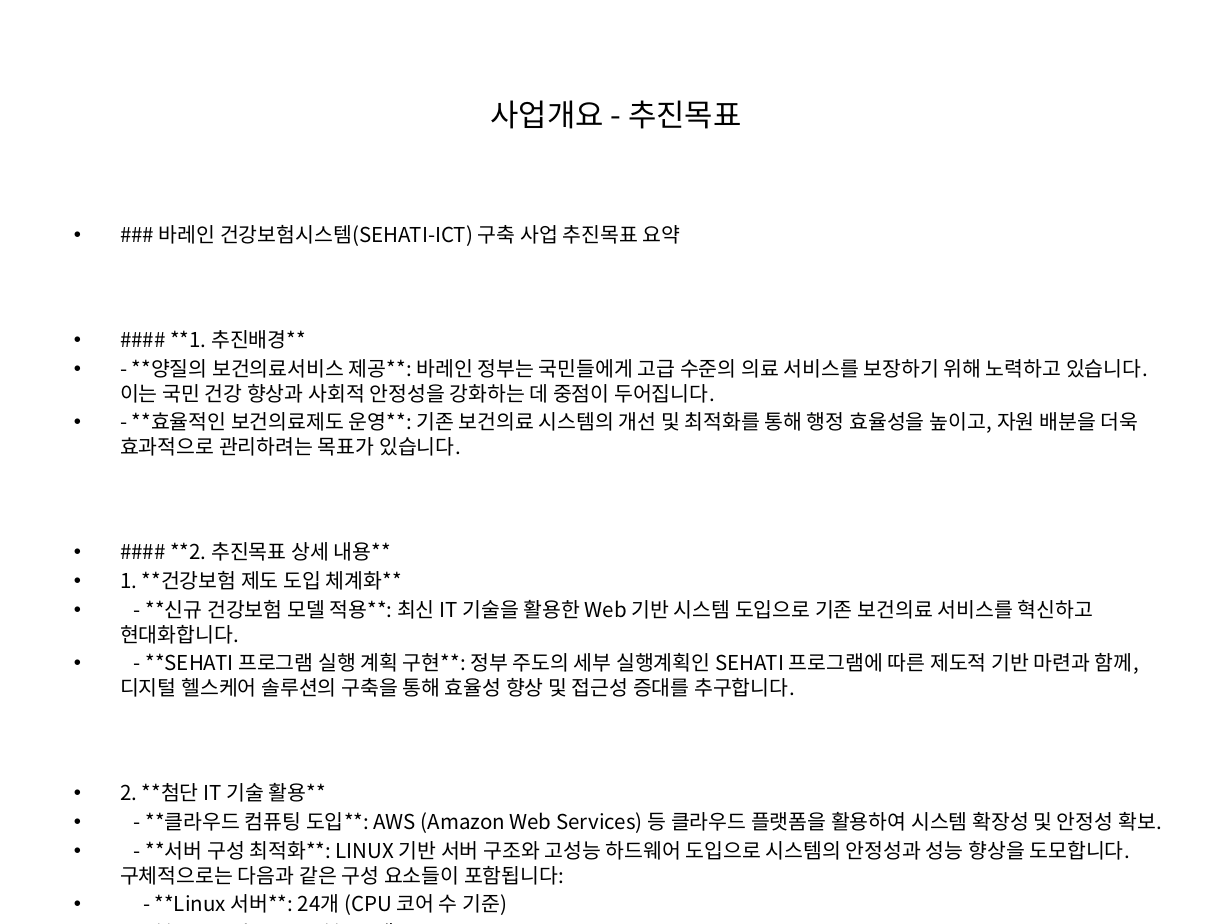
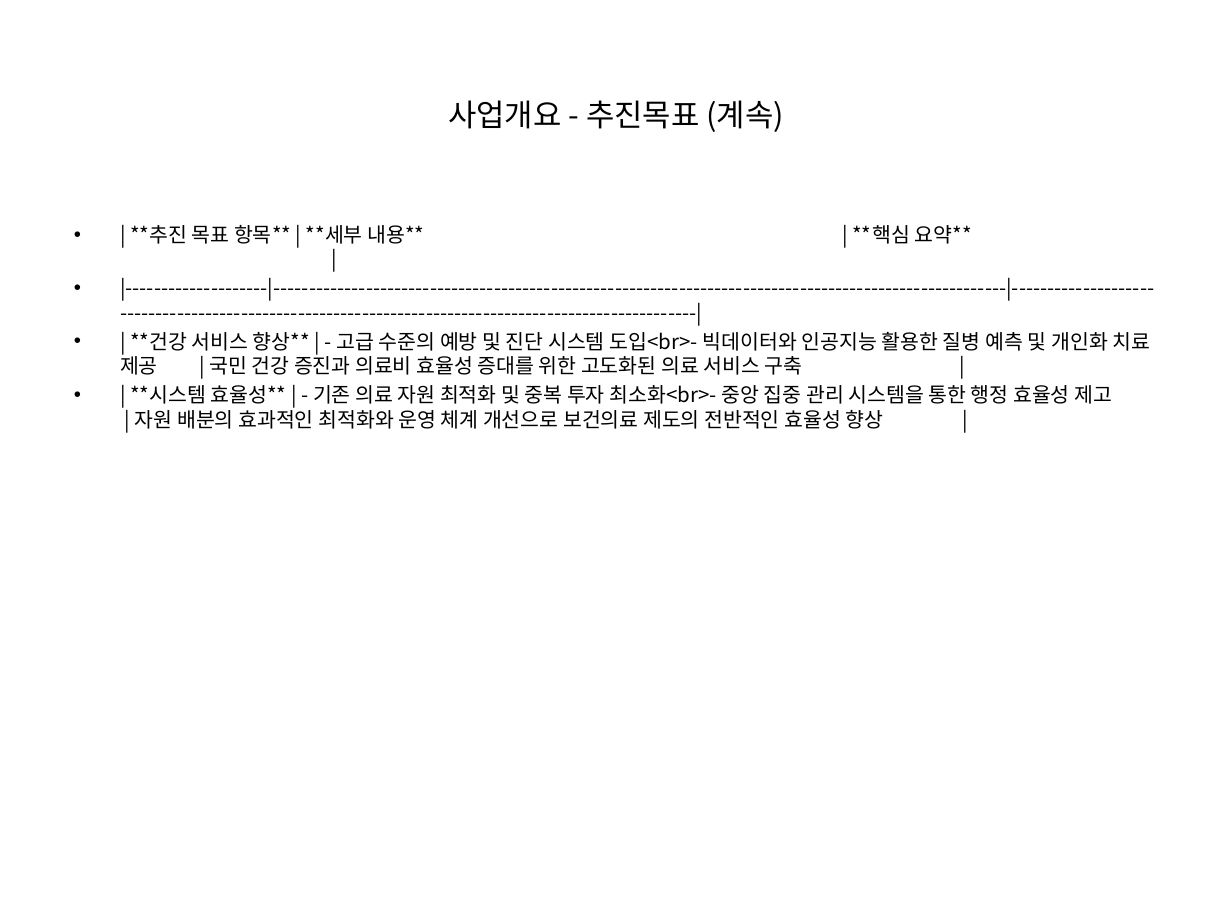
Before and after one commit to anskong/llm_mission, a slide deck: slide 6 of generated_ppt.pptx (slide 4 before the commit). Drawn at 1232x924 pixels with LibreOffice and Linux fonts; fonts in the diff are those of the drawing. Boxes give left, top, right and bottom in pixels: in the first picture for what was removed or moved away, otherwise in the second. Text is boxed around its words. In the diff, an @@ line names an element or a change of style, - is before the commit and + after.

```diff
--- a/generated_ppt.pptx
+++ b/generated_ppt.pptx
@@ title at <box>448,100,783,132</box>: text changed @@
-사업개요 - 추진목표
+사업개요 - 추진목표 (계속)
@@ text at <box>120,225,1151,429</box>: text changed @@
-• ### 바레인 건강보험시스템(SEHATI-ICT) 구축 사업 추진목표 요약
-• #### **1. 추진배경**
-• - **양질의 보건의료서비스 제공**: 바레인 정부는 국민들에게 고급 수준의 의료 서비스를 보장하기 위해 노력하고 있습니다. 이는 국민 건강 향상과 사회적 안정성을 강화하는 데 중점이 두어집니다.
-• - **효율적인 보건의료제도 운영**: 기존 보건의료 시스템의 개선 및 최적화를 통해 행정 효율성을 높이고, 자원 배분을 더욱 효과적으로 관리하려는 목표가 있습니다.
-• #### **2. 추진목표 상세 내용**
-• 1. **건강보험 제도 도입 체계화**
-• - **신규 건강보험 모델 적용**: 최신 IT 기술을 활용한 Web 기반 시스템 도입으로 기존 보건의료 서비스를 혁신하고 현대화합니다.
-• - **SEHATI 프로그램 실행 계획 구현**: 정부 주도의 세부 실행계획인 SEHATI 프로그램에 따른 제도적 기반 마련과 함께, 디지털 헬스케어 솔루션의 구축을 통해 효율성 향상 및 접근성 증대를 추구합니다.
-• 2. **첨단 IT 기술 활용**
-• - **클라우드 컴퓨팅 도입**: AWS (Amazon Web Services) 등 클라우드 플랫폼을 활용하여 시스템 확장성 및 안정성 확보.
-• - **서버 구성 최적화**: LINUX 기반 서버 구조와 고성능 하드웨어 도입으로 시스템의 안정성과 성능 향상을 도모합니다. 구체적으로는 다음과 같은 구성 요소들이 포함됩니다:
-• - **Linux 서버**: 24개 (CPU 코어 수 기준)
-• - **Internal Service**: 24개
+• | **추진 목표 항목** | **세부 내용** | **핵심 요약** |
+• |--------------------|-------------------------------------------------------------------------------------------------------|-----------------------------------------------------------------------------------------------------|
+• | **건강 서비스 향상** | - 고급 수준의 예방 및 진단 시스템 도입<br>- 빅데이터와 인공지능 활용한 질병 예측 및 개인화 치료 제공 | 국민 건강 증진과 의료비 효율성 증대를 위한 고도화된 의료 서비스 구축 |
+• | **시스템 효율성** | - 기존 의료 자원 최적화 및 중복 투자 최소화<br>- 중앙 집중 관리 시스템을 통한 행정 효율성 제고 | 자원 배분의 효과적인 최적화와 운영 체계 개선으로 보건의료 제도의 전반적인 효율성 향상 |
```
Also in this commit, not shown: 20 other slides changed, 7 slides added, 5 other files.
